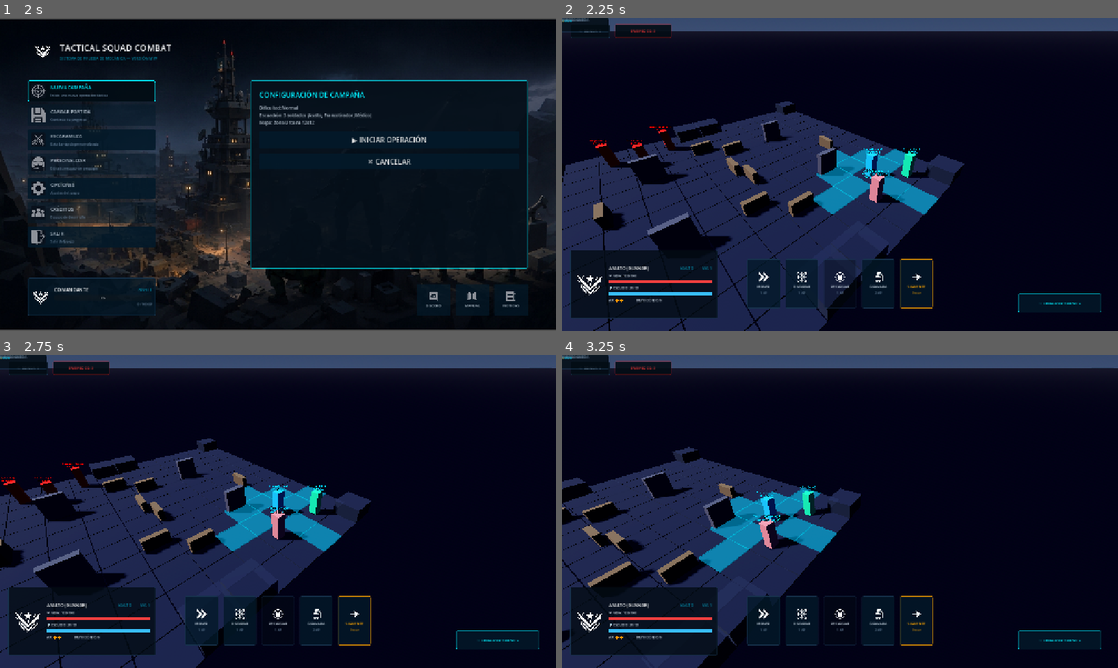
Above: before the commit, frames 1-4 (two rows, left to right).
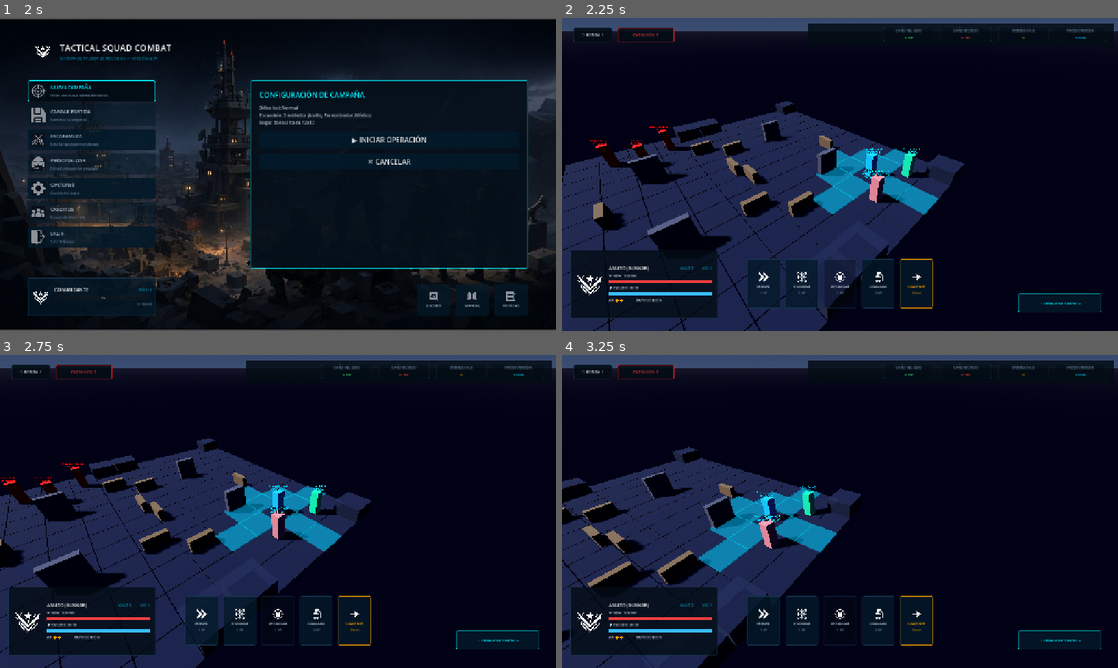
Above: after the commit, the same moments.

Repository: axel-molina/WarTacticGame
Game: Godot game, scene res://scenes/menu/menu_scene.tscn
Two runs of this game, one before a commit and one after it. Both use one fixed random seed, a clock stepped at 60 frames per second and the inputs below.
Inputs (mouse positions are in pixels of both pictures, inside the frame that each line leads up to):
- Up to frame 1 (2 s): click (88, 89) at 0.5 s; click (88, 89) at 1.25 s
- Up to frame 2 (2.25 s): click "▶ INICIAR OPERACIÓN" at 2 s
- Up to frame 3 (2.75 s): no input
- Up to frame 4 (3.25 s): tap Enter at 2.75 s; move the mouse to (962, 495) at 2.77 s; hold Right (ui_right) from 2.78 s (still down); hold Q from 2.78 s (still down); click (962, 495) at 2.92 s

Frame 1 is identical in both runs. In frame 2, 2.1% of the frame differs, in the area x 0-100%, y 0-8%; in frame 3, 2.1%; in frame 4, 2.1%.

Commit message:
Optimize header UI layout: split into independent LeftHeader and RightHeader anchors to guarantee perfect alignment

Diff:
--- a/tactical-squad-combat/scenes/ui/hud.tscn
+++ b/tactical-squad-combat/scenes/ui/hud.tscn
@@ -197,32 +197,22 @@
 mouse_filter = 2
 script = ExtResource("1_script")
 
-[node name="TopPanel" type="PanelContainer" parent="HUD"]
-layout_mode = 1
-anchors_preset = 10
-anchor_right = 1.0
-offset_bottom = 60.0
-grow_horizontal = 2
-theme_override_styles/panel = SubResource("StyleBoxFlat_Header_Invisible")
-
-[node name="Margin" type="MarginContainer" parent="HUD/TopPanel"]
-layout_mode = 2
-theme_override_constants/margin_left = 20
-theme_override_constants/margin_top = 10
-theme_override_constants/margin_right = 20
-theme_override_constants/margin_bottom = 10
-
-[node name="HBox" type="HBoxContainer" parent="HUD/TopPanel/Margin"]
-layout_mode = 2
+[node name="LeftHeader" type="HBoxContainer" parent="HUD"]
+layout_mode = 1
+anchors_preset = -1
+anchor_left = 0.02
+anchor_top = 0.02
+anchor_right = 0.4
+anchor_bottom = 0.09
 theme_override_constants/separation = 12
 
-[node name="RoundPanel" type="PanelContainer" parent="HUD/TopPanel/Margin/HBox"]
+[node name="RoundPanel" type="PanelContainer" parent="HUD/LeftHeader"]
 custom_minimum_size = Vector2(90, 32)
 layout_mode = 2
 size_flags_vertical = 4
 theme_override_styles/panel = SubResource("StyleBoxFlat_RoundBox")
 
-[node name="Label" type="Label" parent="HUD/TopPanel/Margin/HBox/RoundPanel"]
+[node name="Label" type="Label" parent="HUD/LeftHeader/RoundPanel"]
 layout_mode = 2
 theme_override_colors/font_color = Color(0.8, 0.85, 0.9, 1)
 theme_override_font_sizes/font_size = 9
@@ -230,13 +220,13 @@
 horizontal_alignment = 1
 vertical_alignment = 1
 
-[node name="HostilesPanel" type="PanelContainer" parent="HUD/TopPanel/Margin/HBox"]
+[node name="HostilesPanel" type="PanelContainer" parent="HUD/LeftHeader"]
 custom_minimum_size = Vector2(130, 32)
 layout_mode = 2
 size_flags_vertical = 4
 theme_override_styles/panel = SubResource("StyleBoxFlat_HostileBox")
 
-[node name="Label" type="Label" parent="HUD/TopPanel/Margin/HBox/HostilesPanel"]
+[node name="Label" type="Label" parent="HUD/LeftHeader/HostilesPanel"]
 layout_mode = 2
 theme_override_colors/font_color = Color(0.9, 0.2, 0.2, 1)
 theme_override_font_sizes/font_size = 9
@@ -244,115 +234,116 @@
 horizontal_alignment = 1
 vertical_alignment = 1
 
-[node name="Spacer" type="Control" parent="HUD/TopPanel/Margin/HBox"]
-layout_mode = 2
-size_flags_horizontal = 3
-
-[node name="StatsBoxContainer" type="PanelContainer" parent="HUD/TopPanel/Margin/HBox"]
-layout_mode = 2
-size_flags_vertical = 4
+[node name="RightHeader" type="PanelContainer" parent="HUD"]
+layout_mode = 1
+anchors_preset = -1
+anchor_left = 0.45
+anchor_top = 0.02
+anchor_right = 0.985
+anchor_bottom = 0.09
+grow_horizontal = 0
 theme_override_styles/panel = SubResource("StyleBoxFlat_Header")
 
-[node name="Margin" type="MarginContainer" parent="HUD/TopPanel/Margin/HBox/StatsBoxContainer"]
+[node name="Margin" type="MarginContainer" parent="HUD/RightHeader"]
 layout_mode = 2
 theme_override_constants/margin_left = 16
 theme_override_constants/margin_right = 16
 
-[node name="StatsBox" type="HBoxContainer" parent="HUD/TopPanel/Margin/HBox/StatsBoxContainer/Margin"]
+[node name="StatsBox" type="HBoxContainer" parent="HUD/RightHeader/Margin"]
 layout_mode = 2
 theme_override_constants/separation = 32
 alignment = 2
 
-[node name="DmgDealt" type="PanelContainer" parent="HUD/TopPanel/Margin/HBox/StatsBox"]
+[node name="DmgDealt" type="PanelContainer" parent="HUD/RightHeader/Margin/StatsBox"]
 custom_minimum_size = Vector2(100, 32)
 layout_mode = 2
 size_flags_vertical = 4
 theme_override_styles/panel = SubResource("StyleBoxFlat_StatBox")
 
-[node name="VBox" type="VBoxContainer" parent="HUD/TopPanel/Margin/HBox/StatsBox/DmgDealt"]
-layout_mode = 2
-alignment = 1
-
-[node name="Label" type="Label" parent="HUD/TopPanel/Margin/HBox/StatsBox/DmgDealt/VBox"]
+[node name="VBox" type="VBoxContainer" parent="HUD/RightHeader/Margin/StatsBox/DmgDealt"]
+layout_mode = 2
+alignment = 1
+
+[node name="Label" type="Label" parent="HUD/RightHeader/Margin/StatsBox/DmgDealt/VBox"]
 layout_mode = 2
 theme_override_colors/font_color = Color(0.4, 0.5, 0.6, 1)
 theme_override_font_sizes/font_size = 7
 text = "DAÑO INFLIGIDO"
 horizontal_alignment = 1
 
-[node name="Val" type="Label" parent="HUD/TopPanel/Margin/HBox/StatsBox/DmgDealt/VBox"]
+[node name="Val" type="Label" parent="HUD/RightHeader/Margin/StatsBox/DmgDealt/VBox"]
 layout_mode = 2
 theme_override_colors/font_color = Color(0.2, 0.8, 0.4, 1)
 theme_override_font_sizes/font_size = 9
 text = "0 HP"
 horizontal_alignment = 1
 
-[node name="DmgTaken" type="PanelContainer" parent="HUD/TopPanel/Margin/HBox/StatsBox"]
+[node name="DmgTaken" type="PanelContainer" parent="HUD/RightHeader/Margin/StatsBox"]
 custom_minimum_size = Vector2(100, 32)
 layout_mode = 2
 size_flags_vertical = 4
 theme_override_styles/panel = SubResource("StyleBoxFlat_StatBox")
 
-[node name="VBox" type="VBoxContainer" parent="HUD/TopPanel/Margin/HBox/StatsBox/DmgTaken"]
-layout_mode = 2
-alignment = 1
-
-[node name="Label" type="Label" parent="HUD/TopPanel/Margin/HBox/StatsBox/DmgTaken/VBox"]
+[node name="VBox" type="VBoxContainer" parent="HUD/RightHeader/Margin/StatsBox/DmgTaken"]
+layout_mode = 2
+alignment = 1
+
+[node name="Label" type="Label" parent="HUD/RightHeader/Margin/StatsBox/DmgTaken/VBox"]
 layout_mode = 2
 theme_override_colors/font_color = Color(0.4, 0.5, 0.6, 1)
 theme_override_font_sizes/font_size = 7
 text = "DAÑO RECIBIDO"
 horizontal_alignment = 1
 
-[node name="Val" type="Label" parent="HUD/TopPanel/Margin/HBox/StatsBox/DmgTaken/VBox"]
+[node name="Val" type="Label" parent="HUD/RightHeader/Margin/StatsBox/DmgTaken/VBox"]
 layout_mode = 2
 theme_override_colors/font_color = Color(0.9, 0.2, 0.2, 1)
 theme_override_font_sizes/font_size = 9
 text = "0 HP"
 horizontal_alignment = 1
 
-[node name="Kills" type="PanelContainer" parent="HUD/TopPanel/Margin/HBox/StatsBox"]
+[node name="Kills" type="PanelContainer" parent="HUD/RightHeader/Margin/StatsBox"]
 custom_minimum_size = Vector2(100, 32)
 layout_mode = 2
 size_flags_vertical = 4
 theme_override_styles/panel = SubResource("StyleBoxFlat_StatBox")
 
-[node name="VBox" type="VBoxContainer" parent="HUD/TopPanel/Margin/HBox/StatsBox/Kills"]
-layout_mode = 2
-alignment = 1
-
-[node name="Label" type="Label" parent="HUD/TopPanel/Margin/HBox/StatsBox/Kills/VBox"]
+[node name="VBox" type="VBoxContainer" parent="HUD/RightHeader/Margin/StatsBox/Kills"]
+layout_mode = 2
+alignment = 1
+
+[node name="Label" type="Label" parent="HUD/RightHeader/Margin/StatsBox/Kills/VBox"]
 layout_mode = 2
 theme_override_colors/font_color = Color(0.4, 0.5, 0.6, 1)
 theme_override_font_sizes/font_size = 7
 text = "ENEMIGOS K.O."
 horizontal_alignment = 1
 
-[node name="Val" type="Label" parent="HUD/TopPanel/Margin/HBox/StatsBox/Kills/VBox"]
+[node name="Val" type="Label" parent="HUD/RightHeader/Margin/StatsBox/Kills/VBox"]
 layout_mode = 2
 theme_override_colors/font_color = Color(1, 0.65, 0.0, 1)
 theme_override_font_sizes/font_size = 9
 text = "0"
 horizontal_alignment = 1
 
-[node name="Accuracy" type="PanelContainer" parent="HUD/TopPanel/Margin/HBox/StatsBox"]
+[node name="Accuracy" type="PanelContainer" parent="HUD/RightHeader/Margin/StatsBox"]
 custom_minimum_size = Vector2(100, 32)
 layout_mode = 2
 size_flags_vertical = 4
 theme_override_styles/panel = SubResource("StyleBoxFlat_StatBox")
 
-[node name="VBox" type="VBoxContainer" parent="HUD/TopPanel/Margin/HBox/StatsBox/Accuracy"]
-layout_mode = 2
-alignment = 1
-
-[node name="Label" type="Label" parent="HUD/TopPanel/Margin/HBox/StatsBox/Accuracy/VBox"]
+[node name="VBox" type="VBoxContainer" parent="HUD/RightHeader/Margin/StatsBox/Accuracy"]
+layout_mode = 2
+alignment = 1
+
+[node name="Label" type="Label" parent="HUD/RightHeader/Margin/StatsBox/Accuracy/VBox"]
 layout_mode = 2
 theme_override_colors/font_color = Color(0.4, 0.5, 0.6, 1)
 theme_override_font_sizes/font_size = 7
 text = "PRECISIÓN MEDIA"
 horizontal_alignment = 1
 
-[node name="Val" type="Label" parent="HUD/TopPanel/Margin/HBox/StatsBox/Accuracy/VBox"]
+[node name="Val" type="Label" parent="HUD/RightHeader/Margin/StatsBox/Accuracy/VBox"]
 layout_mode = 2
 theme_override_colors/font_color = Color(0, 0.75, 0.9, 1)
 theme_override_font_sizes/font_size = 9
--- a/tactical-squad-combat/scripts/ui/hud_controller.gd
+++ b/tactical-squad-combat/scripts/ui/hud_controller.gd
@@ -22,11 +22,11 @@
 @onready var label_turn: Label = null # No longer present as a separate banner
 @onready var btn_turn: Button = $BtnTurn
 
-@onready var label_dmg_dealt: Label = $TopPanel/Margin/HBox/StatsBoxContainer/Margin/StatsBox/DmgDealt/VBox/Val
-@onready var label_dmg_taken: Label = $TopPanel/Margin/HBox/StatsBoxContainer/Margin/StatsBox/DmgTaken/VBox/Val
-@onready var label_kills: Label = $TopPanel/Margin/HBox/StatsBoxContainer/Margin/StatsBox/Kills/VBox/Val
-@onready var label_accuracy: Label = $TopPanel/Margin/HBox/StatsBoxContainer/Margin/StatsBox/Accuracy/VBox/Val
-@onready var label_hostiles: Label = $TopPanel/Margin/HBox/HostilesPanel/Label
+@onready var label_dmg_dealt: Label = $RightHeader/Margin/StatsBox/DmgDealt/VBox/Val
+@onready var label_dmg_taken: Label = $RightHeader/Margin/StatsBox/DmgTaken/VBox/Val
+@onready var label_kills: Label = $RightHeader/Margin/StatsBox/Kills/VBox/Val
+@onready var label_accuracy: Label = $RightHeader/Margin/StatsBox/Accuracy/VBox/Val
+@onready var label_hostiles: Label = $LeftHeader/HostilesPanel/Label
 
 var selected_soldier: SoldierController = null
 
